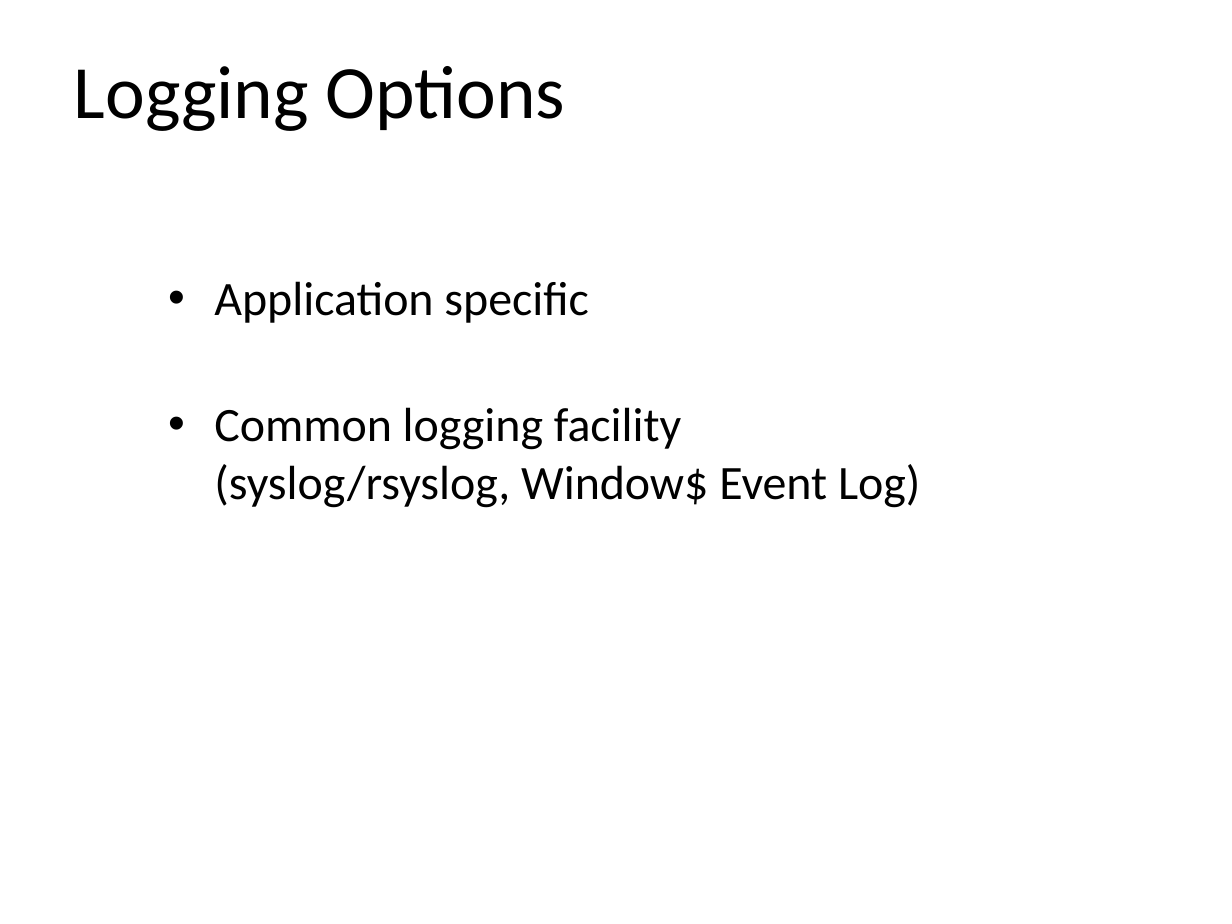
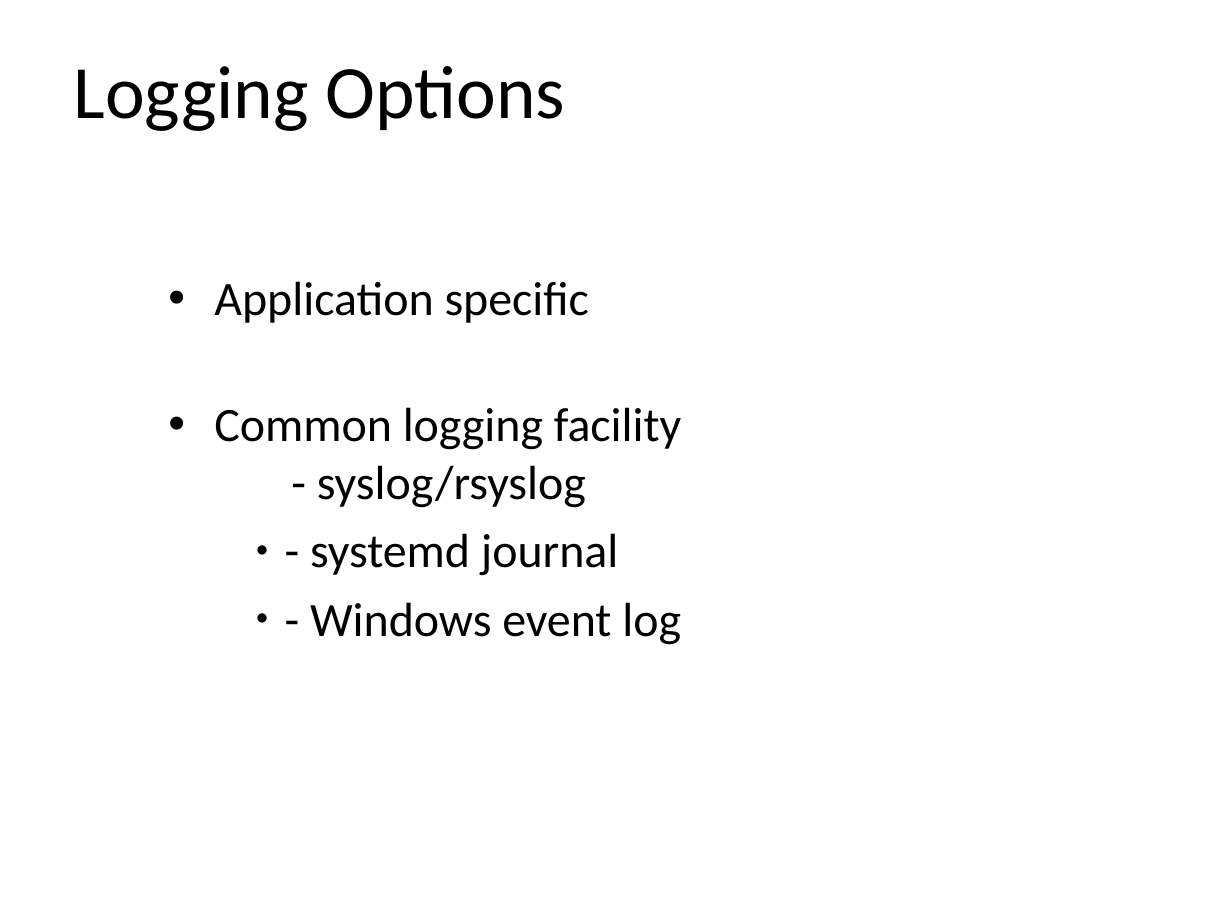
Before and after one commit to profjamesmohawk/LinAdmin, a slide deck: slide 3 of Logging/Lecture.pptx. Drawn at 1232x924 pixels with LibreOffice and Linux fonts; fonts in the diff are those of the drawing; background and template pictures are left out. Boxes give left, top, right and bottom in pixels: in the first picture for what was removed or moved away, otherwise in the second. Text is boxed around its words. In the diff, an @@ line names an element or a change of style, - is before the commit and + after.

Commit message:
added journalctl content

```diff
--- a/Logging/Lecture.pptx
+++ b/Logging/Lecture.pptx
@@ text at [214, 407, 681, 645]: text changed @@
-• Common logging facility
-  (syslog/rsyslog, Window$ Event Log)
+• Common logging facility
+  - syslog/rsyslog
+      ● - systemd journal
+      ● - Windows event log
```
Also in this commit, not shown: 4 other slides changed, 2 slides added, 4 other files.
